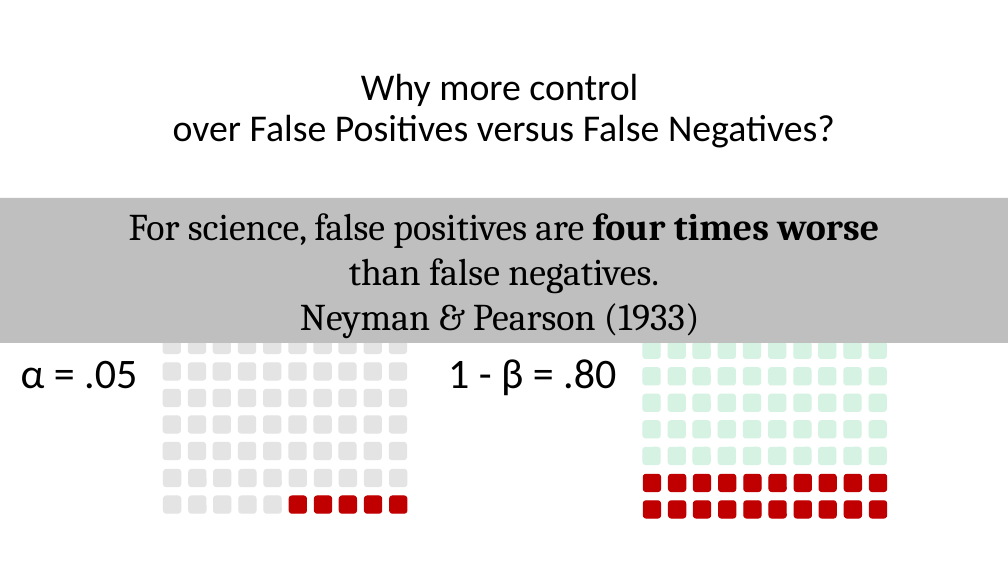
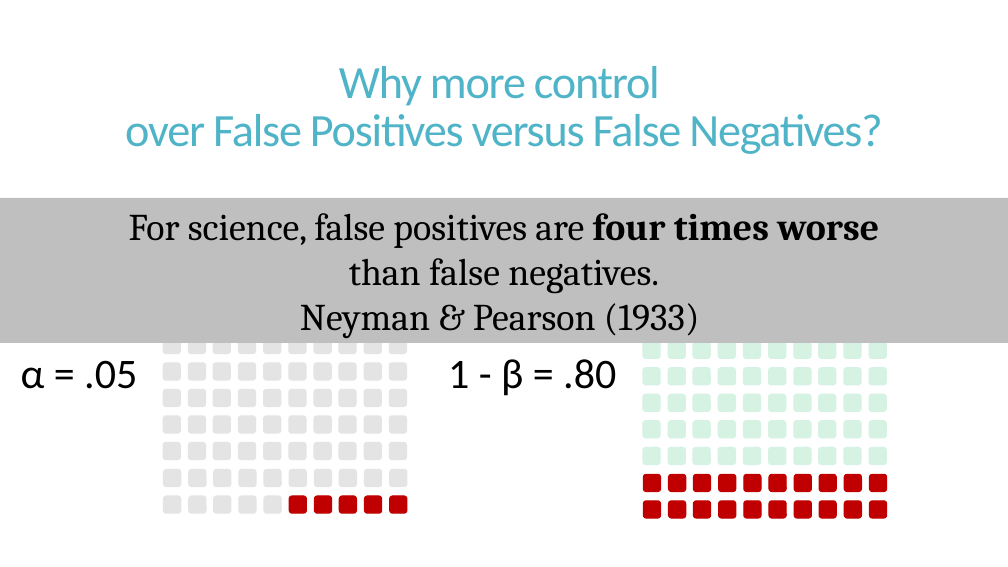
Before and after one commit to ncypris/power_sim, a slide deck: slide 10 of Power Simulation Workshop.pptx (slide 7 before the commit). Drawn at 1008x567 pixels with LibreOffice and Linux fonts; fonts in the diff are those of the drawing. Boxes give left, top, right and bottom in pixels: in the first picture for what was removed or moved away, otherwise in the second. Text is boxed around its words. In the diff, an @@ line names an element or a change of style, - is before the commit and + after.

Commit message:
Format and extra slides

```diff
--- a/Power Simulation Workshop.pptx
+++ b/Power Simulation Workshop.pptx
@@ title "Why more control over False ..." at (x1=125, y1=66, x2=882, y2=154): size 36 to 44 pt, text colour #000000 to #50B4C8, letter spacing 0 to -1.2 pt; line spacing 0.9 to 0.85 @@
```
Also in this commit, not shown: 14 other slides changed, 15 slides added, 1 slide removed.
